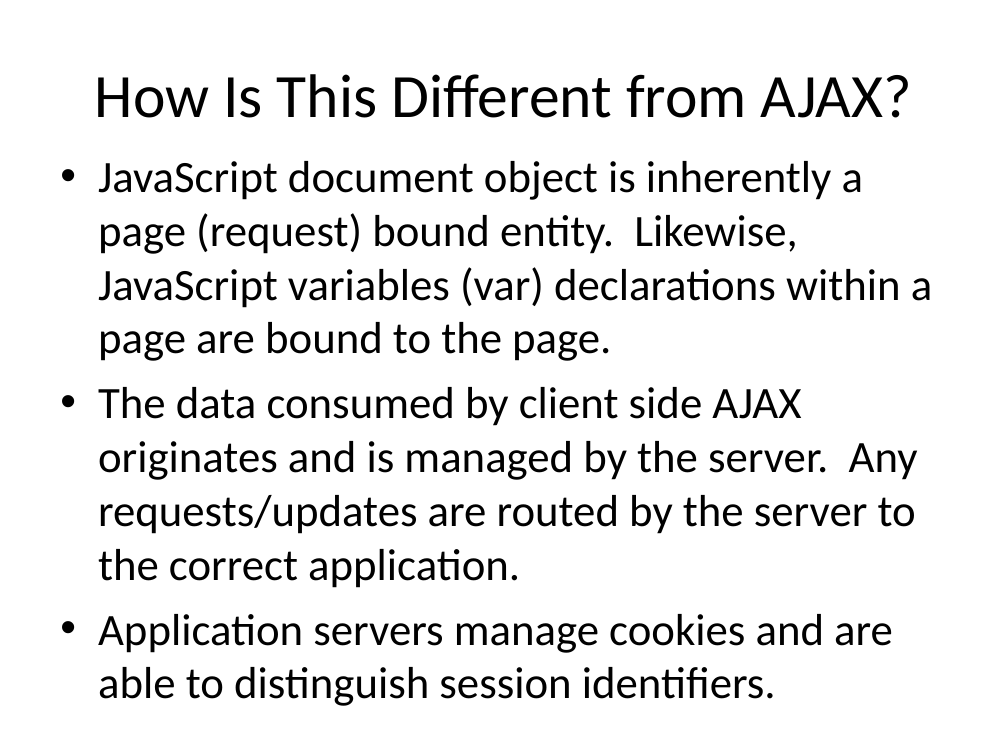
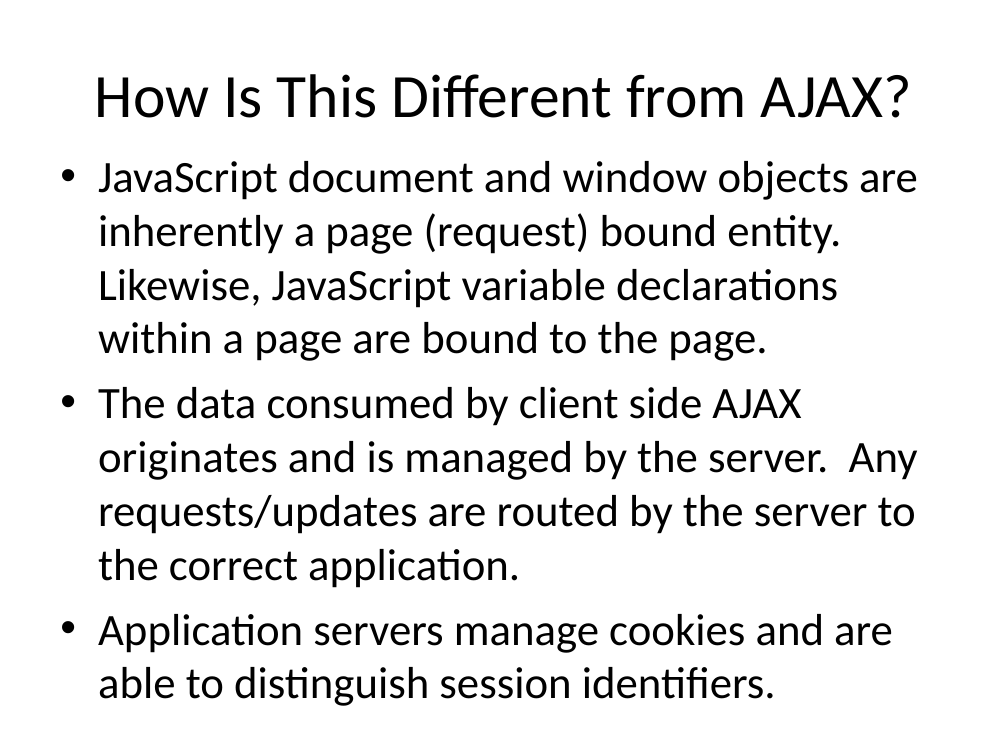
Before and after one commit to EdCharbeneau/CodePaLOUsa, a slide deck: slide 8 of 2013/LocalStorageSecurity/LocalStoragePresentation.ppt (slide 6 before the commit). Drawn at 1008x756 pixels with LibreOffice and Linux fonts; fonts in the diff are those of the drawing. Boxes give left, top, right and bottom in pixels: in the first picture for what was removed or moved away, otherwise in the second. Text is boxed around its words. In the diff, an @@ line names an element or a change of style, - is before the commit and + after.

```diff
--- a/2013/LocalStorageSecurity/LocalStoragePresentation.ppt
+++ b/2013/LocalStorageSecurity/LocalStoragePresentation.ppt
@@ text at <box>98,161,918,361</box>: text changed @@
-• JavaScript document object is inherently a page (request) bound entity. Likewise, JavaScript variables (var) declarations within a page are bound to the page.
+• JavaScript document and window objects are inherently a page (request) bound entity. Likewise, JavaScript variable declarations within a page are bound to the page.
```
Also in this commit, not shown: 2 other slides changed, 8 slides added, 1 slide removed, 6 other files.
